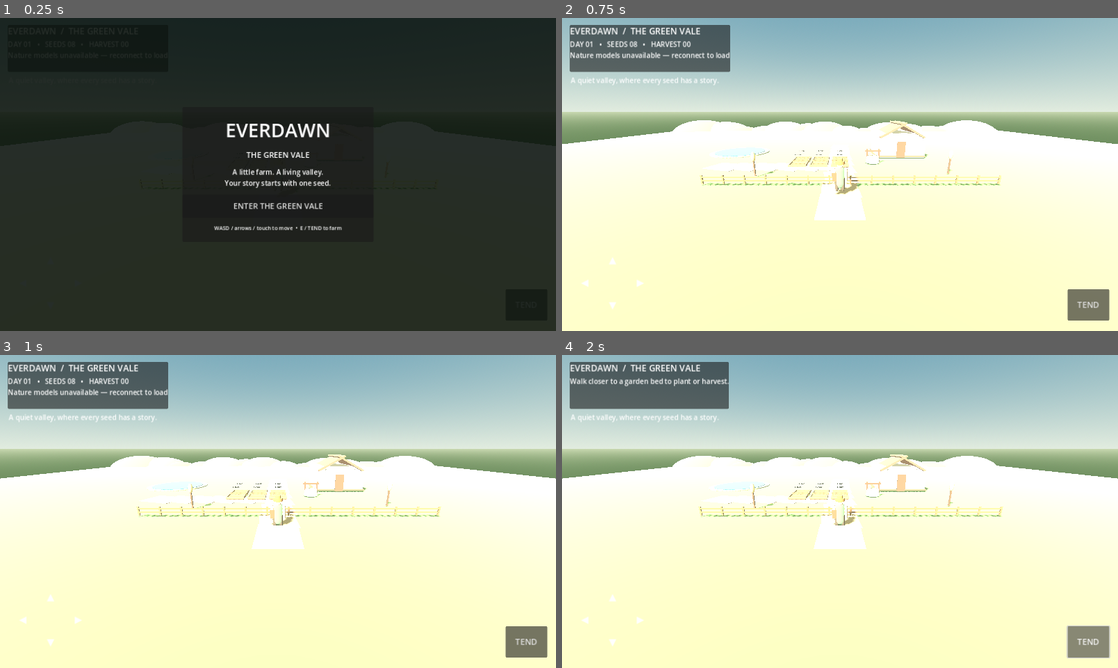
Above: before the commit, frames 1-4 (two rows, left to right).
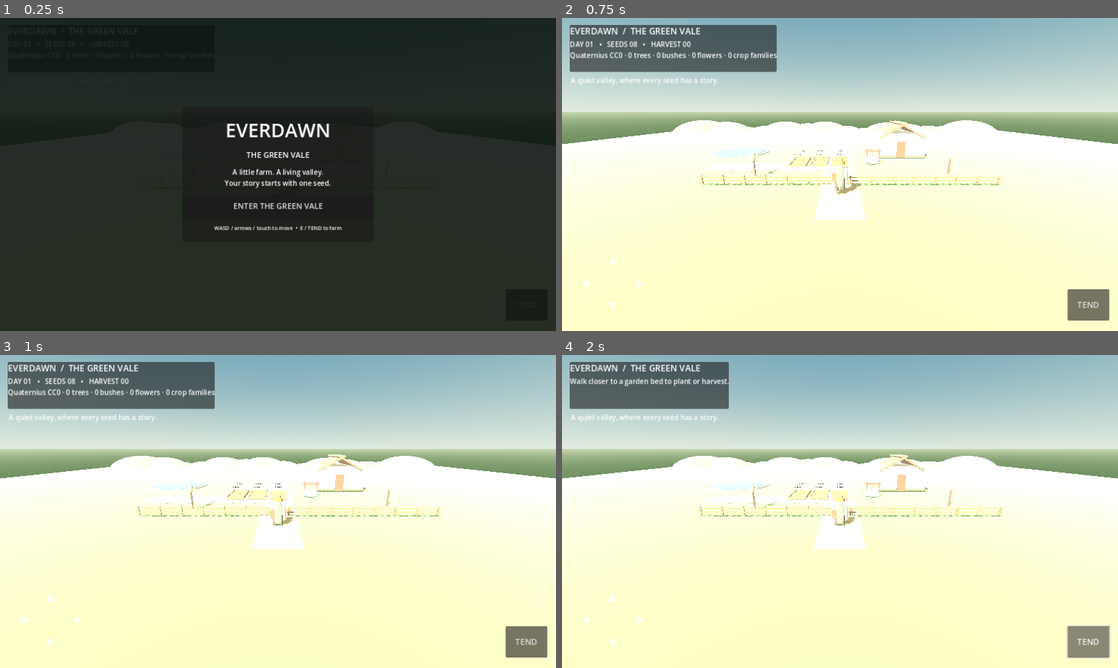
Above: after the commit, the same moments.

Repository: dehornedunikorn/postnukefarm
Game: Godot game, scene res://scenes/main.tscn
Same seed, same stepped clock (60 frames per second), same inputs: the game is played once before the commit and once after it.
Inputs:
- Up to frame 1 (0.25 s): no input
- Up to frame 2 (0.75 s): click "ENTER THE GREEN VALE" at 0.5 s
- Up to frame 3 (1 s): no input
- Up to frame 4 (2 s): click "TEND" at 1.25 s

The runs differ from the first frame. In frame 2, 1.6% of the frame differs, in the area x 1-39%, y 2-18%; in frame 3, 1.6%; in frame 4, nothing differs.

Commit message:
Remove non-Quaternius fallback models and load the full local nature and crop packs

Diff:
--- a/game/scripts/world.gd
+++ b/game/scripts/world.gd
@@ -3,15 +3,8 @@
 const PLAYER_SCRIPT = preload("res://scripts/player.gd")
 const PLOT_SCRIPT = preload("res://scripts/farm_plot.gd")
 
-# Quaternius Stylized Nature MegaKit models (CC0). The GLB files are loaded
-# once from a public mirror; instances are then reused throughout the valley.
-const MODEL_URLS := {
-    "tree_a": "https://raw.githubusercontent.com/anshaneja5/skyline-run/main/public/assets/models/tree1.glb",
-    "tree_b": "https://raw.githubusercontent.com/anshaneja5/skyline-run/main/public/assets/models/tree2.glb",
-    "tree_c": "https://raw.githubusercontent.com/anshaneja5/skyline-run/main/public/assets/models/tree3.glb",
-    "bush": "https://raw.githubusercontent.com/anshaneja5/skyline-run/main/public/assets/models/bush.glb"
-}
-
+# Quaternius CC0 models are bundled locally by the build script. No third-party
+# runtime model downloads or non-Quaternius stock assets are used.
 var player: CharacterBody3D
 var status_label: Label
 var seed_count := 8
@@ -23,6 +16,9 @@
 var bush_keys: Array[String] = []
 var clover_keys: Array[String] = []
 var rock_keys: Array[String] = []
+var flower_keys: Array[String] = []
+var grass_keys: Array[String] = []
+var crop_families: Dictionary = {}
 var model_load_status := "Loading the valley's living art..."
 var load_count := 0
 var model_root: Node3D
@@ -239,70 +235,48 @@
     dir.list_dir_end()
 
 func _load_quaternius_models() -> void:
-    # Prefer the actual CC0 Standard archive extracted during CI.
     var paths: Array[String] = []
     _collect_model_paths("res://assets/quaternius", paths)
     paths.sort()
     for path in paths:
-        var filename := path.get_file().get_basename().to_lower()
-        var category := ""
-        if filename.contains("tree") or filename.contains("pine") or filename.contains("birch"):
-            category = "tree"
-        elif filename.contains("bush") or filename.contains("shrub"):
-            category = "bush"
-        elif filename.contains("clover") or filename.contains("flower"):
-            category = "clover"
-        elif filename.contains("rock"):
-            category = "rock"
-        if category == "": continue
+        var filename := path.get_file().get_basename().to_lower().replace(" ", "_")
         var packed := ResourceLoader.load(path) as PackedScene
         if packed == null: continue
-        var index := tree_keys.size() if category == "tree" else bush_keys.size() if category == "bush" else clover_keys.size() if category == "clover" else rock_keys.size()
-        var key: String = category + "_" + str(index)
-        model_scenes[key] = packed
-        if category == "tree":
-            tree_keys.append(key)
-        elif category == "bush":
-            bush_keys.append(key)
-        elif category == "clover":
-            clover_keys.append(key)
-        elif category == "rock":
-            rock_keys.append(key)
+
+        if filename.contains("tree") or filename.contains("pine") or filename.contains("birch"):
+            var tree_key := "tree_%d" % tree_keys.size()
+            model_scenes[tree_key] = packed
+            tree_keys.append(tree_key)
+        elif filename.contains("bush") or filename.contains("shrub"):
+            var bush_key := "bush_%d" % bush_keys.size()
+            model_scenes[bush_key] = packed
+            bush_keys.append(bush_key)
+        elif filename.contains("clover"):
+            var clover_key := "clover_%d" % clover_keys.size()
+            model_scenes[clover_key] = packed
+            clover_keys.append(clover_key)
+        elif filename.contains("flower"):
+            var flower_key := "flower_%d" % flower_keys.size()
+            model_scenes[flower_key] = packed
+            flower_keys.append(flower_key)
+        elif filename.contains("grass") or filename.contains("plant"):
+            var grass_key := "grass_%d" % grass_keys.size()
+            model_scenes[grass_key] = packed
+            grass_keys.append(grass_key)
+        elif filename.contains("rock"):
+            var rock_key := "rock_%d" % rock_keys.size()
+            model_scenes[rock_key] = packed
+            rock_keys.append(rock_key)
+        elif filename.begins_with("apple") or filename.begins_with("carrot") or filename.begins_with("corn") or filename.begins_with("lettuce") or filename.begins_with("pumpkin") or filename.begins_with("wheat") or filename.begins_with("tomato") or filename.begins_with("rice") or filename.begins_with("mushroom") or filename.begins_with("watermelon") or filename.begins_with("beet") or filename.begins_with("bamboo") or filename.begins_with("bushberries"):
+            var family := filename.split("_")[0]
+            var variants: Array = crop_families.get(family, [])
+            variants.append(packed)
+            crop_families[family] = variants
 
     if tree_keys.size() > 0:
         _populate_quaternius_forest()
-        model_load_status = "Quaternius nature: %d trees · %d bushes · %d clovers · %d rocks" % [tree_keys.size(), bush_keys.size(), clover_keys.size(), rock_keys.size()]
-        update_hud()
-        return
-
-    # Development fallback when the Standard archive has not been imported locally.
-    for key in MODEL_URLS.keys():
-        var req := HTTPRequest.new()
-        req.timeout = 30.0
-        add_child(req)
-        req.request_completed.connect(_on_model_downloaded.bind(key, req))
-        var err := req.request(MODEL_URLS[key])
-        if err != OK:
-            model_load_status = "Could not start nature model download."
-            req.queue_free()
-
-func _on_model_downloaded(result: int, response_code: int, _headers: PackedStringArray, body: PackedByteArray, key: String, req: HTTPRequest) -> void:
-    req.queue_free()
-    load_count += 1
-    if result == HTTPRequest.RESULT_SUCCESS and response_code == 200:
-        var doc := GLTFDocument.new()
-        var state := GLTFState.new()
-        var err := doc.append_from_buffer(body, "", state)
-        if err == OK:
-            model_scenes[key] = doc.generate_scene(state)
-            if key.begins_with("tree"):
-                tree_keys.append(key)
-            elif key == "bush":
-                bush_keys.append(key)
-    if load_count >= MODEL_URLS.size():
-        _populate_quaternius_forest()
-        model_load_status = "Quaternius nature loaded" if tree_keys.size() > 0 else "Nature models unavailable — reconnect to load"
-        update_hud()
+    model_load_status = "Quaternius CC0 · %d trees · %d bushes · %d flowers · %d crop families" % [tree_keys.size(), bush_keys.size(), flower_keys.size() + clover_keys.size(), crop_families.size()]
+    update_hud()
 
 func _spawn_model(key: String, pos: Vector3, scale_factor: float, yaw: float = 0.0) -> void:
     if not model_scenes.has(key): return
@@ -342,24 +316,35 @@
         var key: String = tree_keys[i % tree_keys.size()]
         _spawn_model(key, placements[i], [1.15, 1.35, 1.0, 1.25][i % 4], float(i) * 0.61)
     if not bush_keys.is_empty():
-        for i in range(28):
+        for i in range(32):
             var x := randf_range(-23, 24)
             var z := randf_range(-24, 26)
             if abs(x) < 13 and abs(z) < 13: continue
             var bush_key: String = bush_keys[i % bush_keys.size()]
             _spawn_model(bush_key, Vector3(x, 0, z), randf_range(0.55, 0.9), randf_range(0.0, TAU))
-    if not clover_keys.is_empty():
-        for i in range(42):
-            var x := randf_range(-26, 26)
-            var z := randf_range(-26, 26)
-            if abs(x) < 9 and abs(z) < 9: continue
-            var clover_key: String = clover_keys[i % clover_keys.size()]
-            _spawn_model(clover_key, Vector3(x, 0, z), randf_range(0.45, 0.8), randf_range(0.0, TAU))
+    var ground_flora := clover_keys + flower_keys + grass_keys
+    if not ground_flora.is_empty():
+        for i in range(90):
+            var x := randf_range(-28, 28)
+            var z := randf_range(-28, 28)
+            if abs(x) < 10 and abs(z) < 10: continue
+            var flora_key: String = ground_flora[i % ground_flora.size()]
+            _spawn_model(flora_key, Vector3(x, 0, z), randf_range(0.35, 0.8), randf_range(0.0, TAU))
     if not rock_keys.is_empty():
         var rock_spots := [Vector3(-20,0,-8), Vector3(-14,0,-13), Vector3(-21,0,-14), Vector3(23,0,-15), Vector3(29,0,-8), Vector3(21,0,19), Vector3(-25,0,19), Vector3(14,0,29)]
         for i in range(rock_spots.size()):
             var rock_key: String = rock_keys[i % rock_keys.size()]
             _spawn_model(rock_key, rock_spots[i], randf_range(0.7, 1.25), randf_range(0.0, TAU))
+
+func get_crop_scene(family_index: int, stage: float) -> PackedScene:
+    if crop_families.is_empty(): return null
+    var families: Array = crop_families.keys()
+    families.sort()
+    var family: String = families[posmod(family_index, families.size())]
+    var variants: Array = crop_families[family]
+    if variants.is_empty(): return null
+    var stage_index := clampi(int(round(clampf(stage, 0.0, 1.0) * float(variants.size() - 1))), 0, variants.size() - 1)
+    return variants[stage_index] as PackedScene
 func _build_player() -> void:
     player = CharacterBody3D.new()
     player.set_script(PLAYER_SCRIPT)
